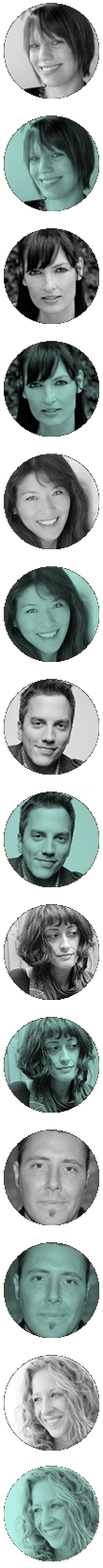
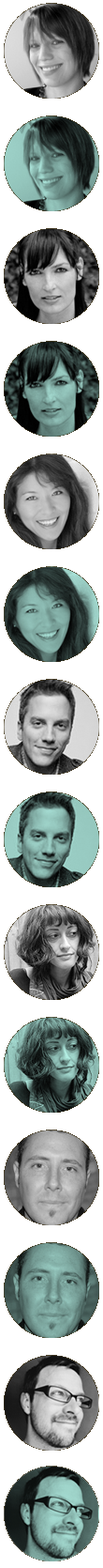
Layered file, before and after one edit (103px x 1568px). Changes by layer:
added layer "TMS_Md_Matthew" above "Bonnie1" over [3, 1354, 100, 1451]
renamed "Layer 2" to "Bonnie1", hid it over [3, 1354, 100, 1451]
added layer "TMS_Md_Matthew1" above "Bonnie2" over [3, 1465, 100, 1562]
